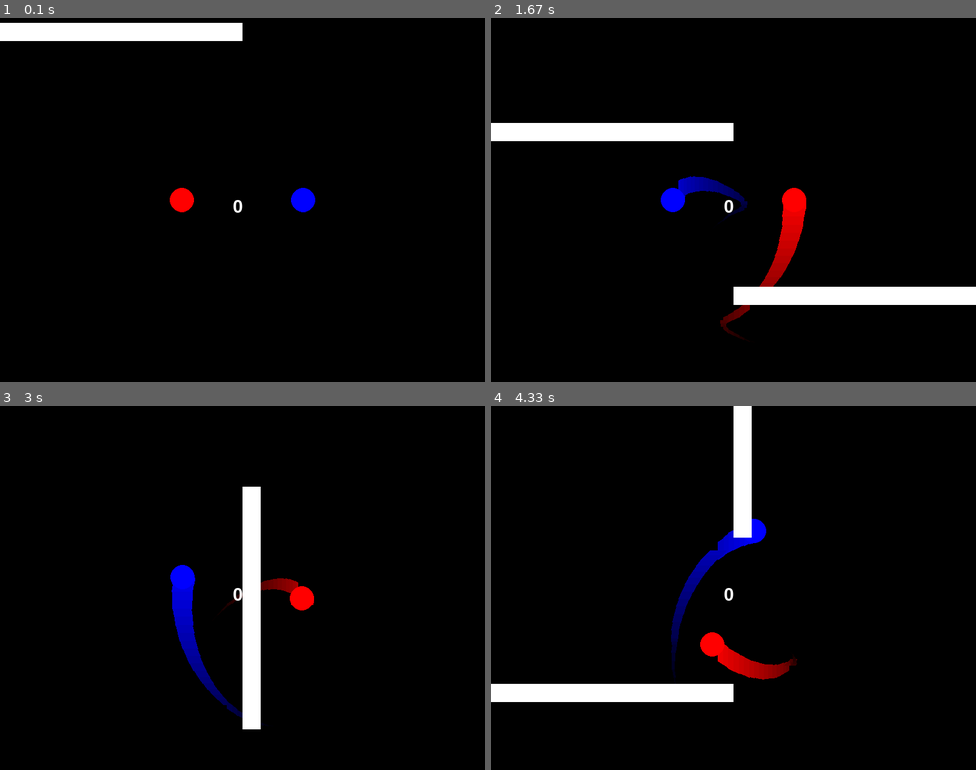
Above: before the commit, frames 1-4 (two rows, left to right).
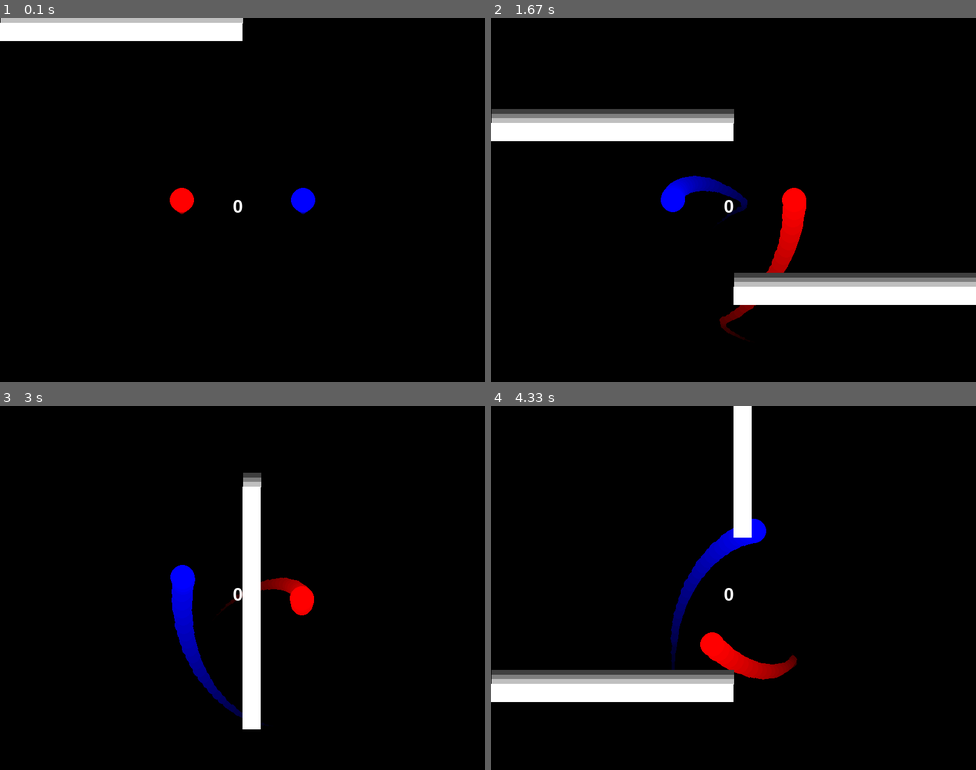
Above: after the commit, the same moments.

Repository: ycarowwww/atividades_backend_ifrn
Game: pygame game, started from 1Ano/JogoFimDeAno/duet.py
The game is run twice, just before and just after one commit, with the same random seed, the same clock (stepped at 60 frames per second) and the same inputs.
Inputs:
- Up to frame 1 (0.1 s): no input
- Up to frame 2 (1.67 s): hold D 0.33-0.8 s; hold D 0.83-1.3 s; hold A from 1.33 s (still down)
- Up to frame 3 (3 s): release A at 1.87 s; hold A 1.9-2.3 s; hold D 2.33-2.97 s
- Up to frame 4 (4.33 s): hold A 3-3.47 s; hold D 3.5-3.97 s; hold D from 4 s (still down)

The runs differ from the first frame. In frame 1, 0.7% of the frame differs, in the area x 0-64%, y 0-54%; in frame 2, 4.0%, in the area x 0-100%, y 25-88%; in frame 3, 0.3%; in frame 4, 2.2%.

Commit message:
Traços dos Players e Obstáculos Melhorados
Traço dos Players não possui mais uns "furos" nele.
Traços dos Obstáculos adicionados, ainda estão relativamente "feios" e "mal desenhados".

Diff:
--- a/1Ano/JogoFimDeAno/duet.py
+++ b/1Ano/JogoFimDeAno/duet.py
@@ -40,10 +40,11 @@
 
     def draw(self, screen: pg.Surface) -> None:
         track_length: int = len(self.positions_track)
-        for line in range(1, track_length):
+        for line in range(track_length-1, 0, -1):
             line_width: int = int(-2 * self.size / track_length * line + 2 * self.size)
             line_color: list[int, int, int] = [-color / track_length * line + color for color in list(self.color)]
             pg.draw.line(screen, line_color, self.positions_track[line-1], self.positions_track[line], line_width)
+            pg.draw.circle(screen, line_color, self.positions_track[line], line_width//2)
 
         pg.draw.circle(screen, self.color, self.position, self.size)
 
@@ -52,7 +53,7 @@
         self.position[1] = distance * sin(radians(self.angle)) + point[1]
         self.hitbox_rect.center = self.position
 
-        self.positions_track.insert(0, list(self.hitbox_rect.center))
+        self.positions_track.insert(0, list(self.hitbox_rect.center)) # Usar uma Queue depois
         if len(self.positions_track) >= 30:
             self.positions_track.pop(-1)
 
@@ -66,12 +67,23 @@
         self.color = color
         self.hitbox_rect = pg.Rect(self.position[0], self.position[1], self.size[0], self.size[1])
         self.speed = 270 / 36 # 200 (bigger" circle's radius) + 40 (balls' radois) + self.size = total height / time (180º / 5º) | Formula Temporary Removed
+        self.positions_track = []
 
     def movement_bottom(self) -> None:
         self.position[1] += self.speed
         self.hitbox_rect.y = self.position[1]
 
+        self.positions_track.insert(0, self.hitbox_rect.top) # Usar uma Queue depois
+        if len(self.positions_track) >= 5:
+            self.positions_track.pop(-1)
+
     def draw(self, screen: pg.Surface) -> None:
+        track_length: int = len(self.positions_track)
+        for line in range(track_length-1, 0, -1):
+            line_width: int = self.size[0]
+            line_color: list[int, int, int] = [-color / track_length * line + color for color in list(self.color)]
+            pg.draw.line(screen, line_color, (self.hitbox_rect.centerx, self.positions_track[line-1]), (self.hitbox_rect.centerx, self.positions_track[line]), line_width)
+
         pg.draw.rect(screen, self.color, self.hitbox_rect)
 
 player1: Player = Player(list(SCREEN_CENTER), COLORS["BLUE"], 20)
